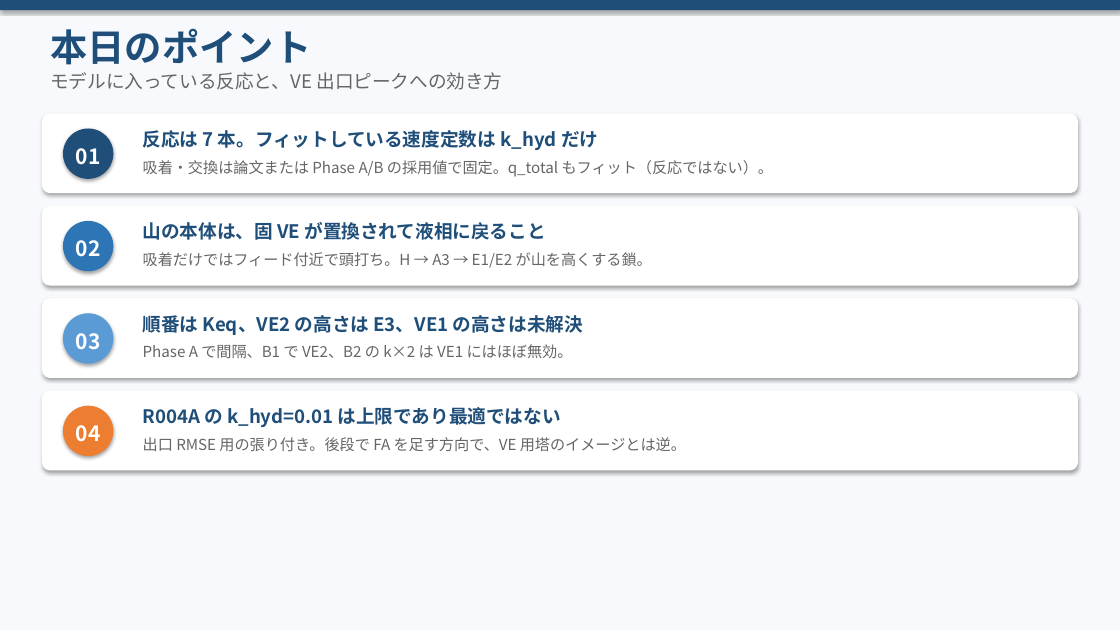
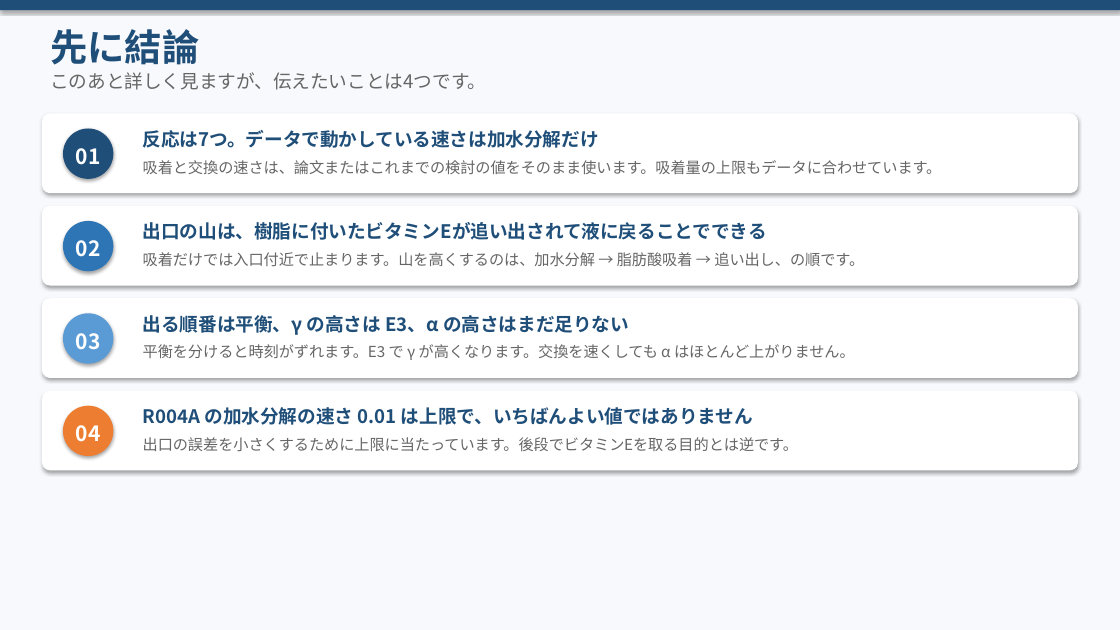
Before and after one commit to zhexingwang/ppt, a slide deck: slide 3 of decks/04_反応一覧_VE貢献_v4/反応一覧_定数_VE出口貢献_v4.pptx (slide 2 before the commit). Drawn at 1120x630 pixels with LibreOffice and Linux fonts; fonts in the diff are those of the drawing. Boxes give left, top, right and bottom in pixels: in the first picture for what was removed or moved away, otherwise in the second. Text is boxed around its words. In the diff, an @@ line names an element or a change of style, - is before the commit and + after.

```diff
--- a/decks/04_反応一覧_VE貢献_v4/反応一覧_定数_VE出口貢献_v4.pptx
+++ b/decks/04_反応一覧_VE貢献_v4/反応一覧_定数_VE出口貢献_v4.pptx
@@ text at <box>50,29,199,65</box>: text changed @@
-本日のポイント
+先に結論
@@ text at <box>50,72,486,90</box>: text changed @@
-モデルに入っている反応と、VE 出口ピークへの効き方
+このあと詳しく見ますが、伝えたいことは4つです。
@@ text at <box>143,130,599,148</box>: text changed @@
-反応は 7 本。フィットしている速度定数は k_hyd だけ
+反応は7つ。データで動かしている速さは加水分解だけ
@@ text at <box>143,160,942,175</box>: text changed @@
-吸着・交換は論文または Phase A/B の採用値で固定。q_total もフィット（反応ではない）。
+吸着と交換の速さは、論文またはこれまでの検討の値をそのまま使います。吸着量の上限もデータに合わせています。
@@ text at <box>143,222,767,240</box>: text changed @@
-山の本体は、固 VE が置換されて液相に戻ること
+出口の山は、樹脂に付いたビタミンEが追い出されて液に戻ることでできる
@@ text at <box>143,252,864,266</box>: text changed @@
-吸着だけではフィード付近で頭打ち。H → A3 → E1/E2 が山を高くする鎖。
+吸着だけでは入口付近で止まります。山を高くするのは、加水分解 → 脂肪酸吸着 → 追い出し、の順です。
@@ text at <box>143,315,629,335</box>: text changed @@
-順番は Keq、VE2 の高さは E3、VE1 の高さは未解決
+出る順番は平衡、γ の高さは E3、α の高さはまだ足りない
@@ text at <box>143,344,855,360</box>: text changed @@
-Phase A で間隔、B1 で VE2、B2 の k×2 は VE1 にはほぼ無効。
+平衡を分けると時刻がずれます。E3 で γ が高くなります。交換を速くしても α はほとんど上がりません。
@@ text at <box>143,407,753,425</box>: text changed @@
-R004A の k_hyd=0.01 は上限であり最適ではない
+R004A の加水分解の速さ 0.01 は上限で、いちばんよい値ではありません
@@ text at <box>143,437,798,451</box>: text changed @@
-出口 RMSE 用の張り付き。後段で FA を足す方向で、VE 用塔のイメージとは逆。
+出口の誤差を小さくするために上限に当たっています。後段でビタミンEを取る目的とは逆です。
```
Also in this commit, not shown: 12 other slides changed, 1 slide added, 18 other files.
